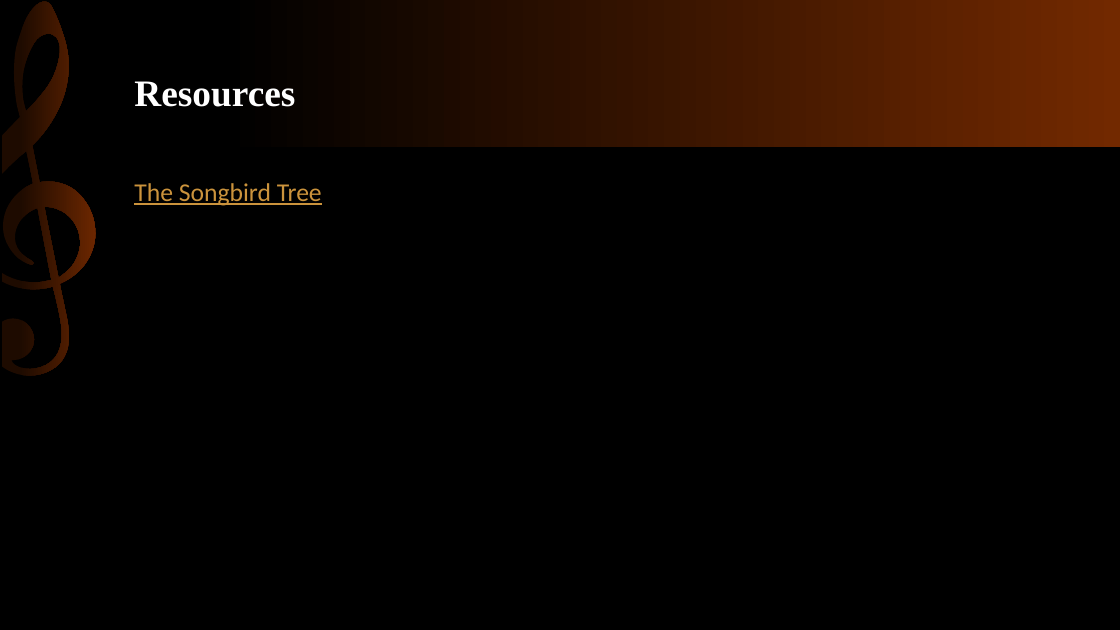
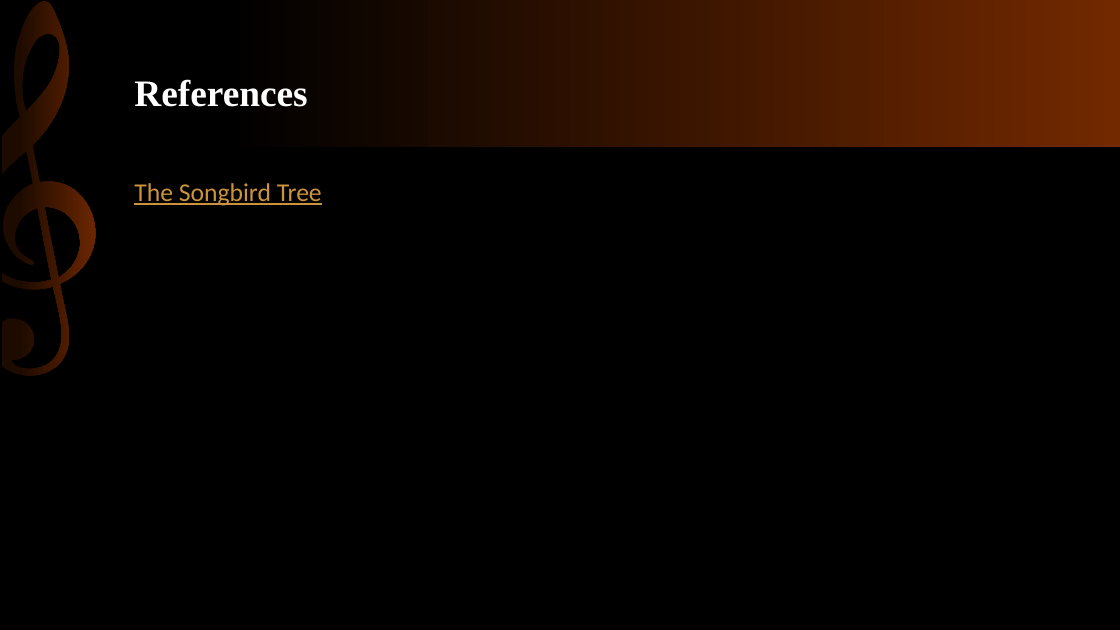
Before and after one commit to KnowledgeMavens/Science-Tech, a slide deck: slide 13 of Singing Basics 02-03-18/SInging Basics.pptx (slide 12 before the commit). Drawn at 1120x630 pixels with LibreOffice and Linux fonts; fonts in the diff are those of the drawing. Boxes give left, top, right and bottom in pixels: in the first picture for what was removed or moved away, otherwise in the second. Text is boxed around its words. In the diff, an @@ line names an element or a change of style, - is before the commit and + after.

```diff
--- a/Singing Basics 02-03-18/SInging Basics.pptx
+++ b/Singing Basics 02-03-18/SInging Basics.pptx
@@ title at [134, 79, 307, 107]: text changed @@
-Resources
+References
```
Also in this commit, not shown: 6 other slides changed, 1 slide added, 1 other file.
